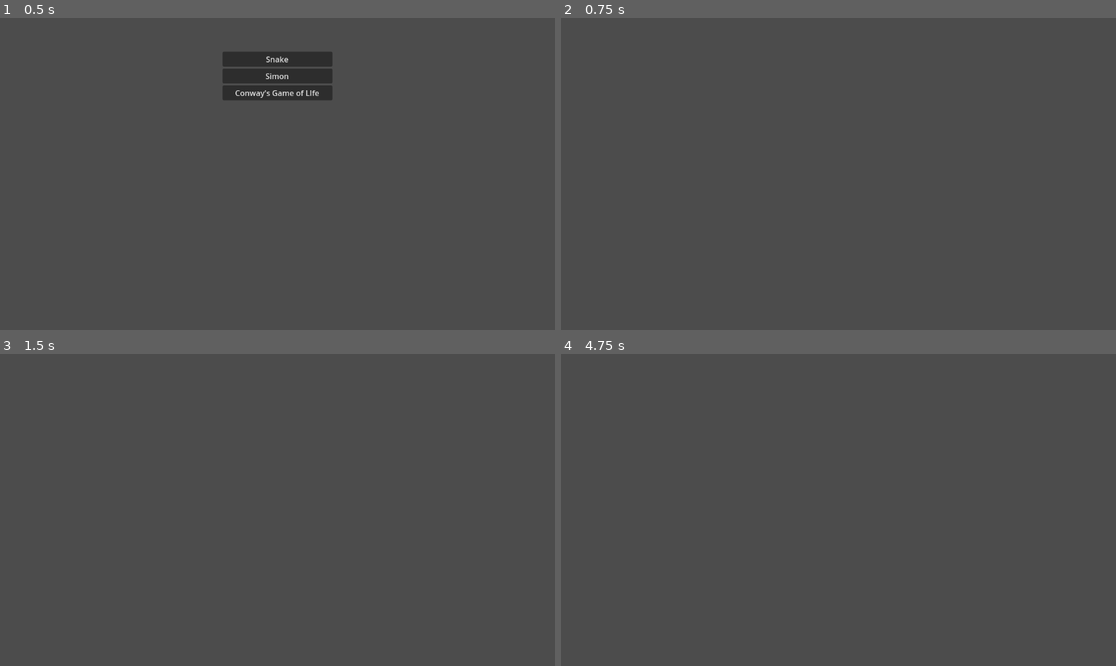
Above: before the commit, frames 1-4 (two rows, left to right).
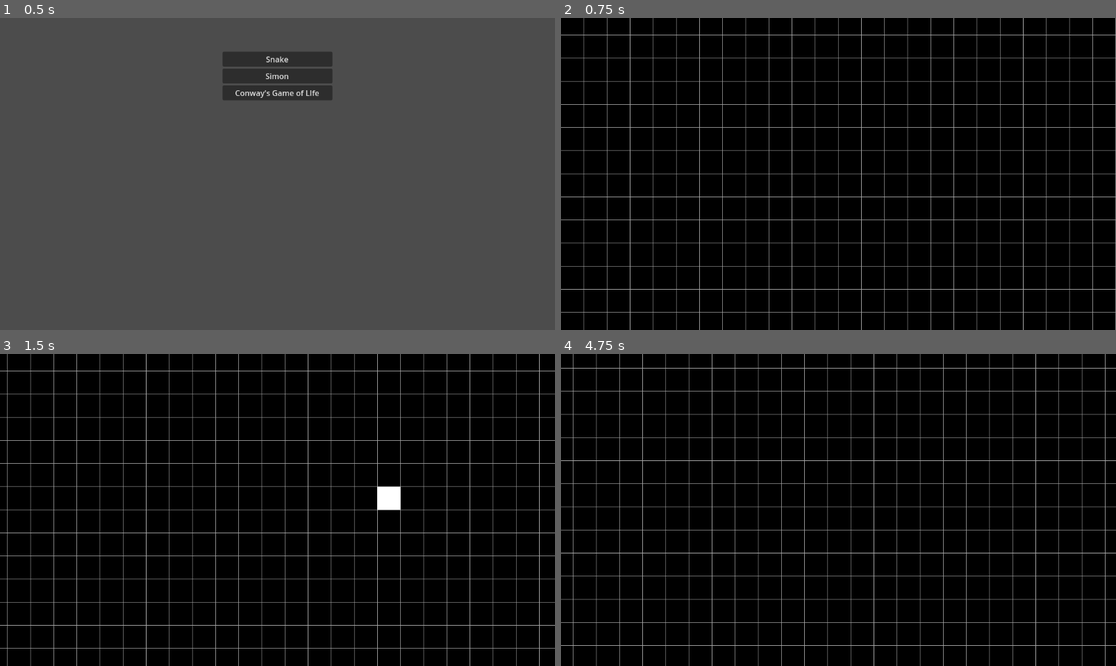
Above: after the commit, the same moments.

Repository: jevonsp/game-collection
Game: Godot game, scene res://front_end.tscn
The game is run twice, just before and just after one commit, with the same random seed, the same clock (stepped at 60 frames per second) and the same inputs.
Inputs (mouse positions are in pixels of both pictures, inside the frame that each line leads up to):
- Up to frame 1 (0.5 s): no input
- Up to frame 2 (0.75 s): click "Conway's Game of LIfe" at 0.5 s
- Up to frame 3 (1.5 s): tap Enter (ui_accept) at 1.25 s; move the mouse to (399, 494) at 1.27 s; hold D (right) from 1.28 s (still down); click (399, 494) at 1.42 s
- Up to frame 4 (4.75 s): tap Enter (ui_accept) at 1.52, 2.27, 3.5, 3.77, 4.52 s; move the mouse to (727, 525) at 2.02 s; release D (right) at 2.03 s; hold S (down) 2.03-2.78 s; move the mouse to (894, 441) at 2.77 s; hold D (right) 2.78-3.53 s; move the mouse to (810, 572) at 3.52 s; hold W (up) 3.53-4.28 s; click (810, 572) at 3.67 s; move the mouse to (1005, 556) at 4.27 s; hold A (left) from 4.28 s (still down)

Frame 1 is identical in both runs. In frame 2, 97% of the frame differs, in the area x 0-100%, y 0-100%; in frame 3, 97%; in frame 4, 98%.
Error before the commit: Invalid access to property or key 'life' on a base object of type 'Dictionary[String, PackedScene]'. (res://front_end.gd:18)

Commit message:
Game of LIfe working!
Still need to figure out how to scale the grid up. prob change grid extension const to var and scale it up much higher? not sure

Diff:
--- a/front_end.tscn
+++ b/front_end.tscn
@@ -1,8 +1,9 @@
-[gd_scene load_steps=4 format=3 uid="uid://dpkd8twsxvght"]
+[gd_scene load_steps=5 format=3 uid="uid://dpkd8twsxvght"]
 
 [ext_resource type="Script" uid="uid://bgl062qvnfxy5" path="res://front_end.gd" id="1_kmk83"]
 [ext_resource type="PackedScene" uid="uid://cq3u0pa3qj6nb" path="res://snake/snake.tscn" id="2_fgqus"]
 [ext_resource type="PackedScene" uid="uid://rjlkfn2v4bpm" path="res://simon/simon.tscn" id="3_s2bpr"]
+[ext_resource type="PackedScene" uid="uid://dk78yfg7dfw45" path="res://life/conway's_game_of_life.tscn" id="4_no7jo"]
 
 [node name="FrontEnd" type="Control"]
 custom_minimum_size = Vector2(200, 0)
@@ -15,6 +16,7 @@
 size_flags_horizontal = 4
 script = ExtResource("1_kmk83")
 games = Dictionary[String, PackedScene]({
+"life": ExtResource("4_no7jo"),
 "simon": ExtResource("3_s2bpr"),
 "snake": ExtResource("2_fgqus")
 })
--- a/life/life.gd
+++ b/life/life.gd
@@ -30,6 +30,9 @@
 
 	if event.is_action_pressed("ui_accept"):
 		advance_game_state()
+
+	if event.is_action_pressed("ui_cancel"):
+		queue_free()
 
 func _draw() -> void:
 	draw_grid()
